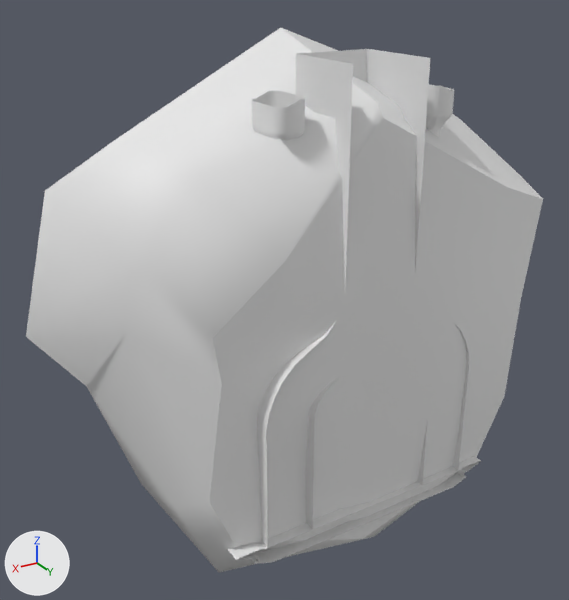
The FBX model 4300Game5/Assets/Models/end_structure.FBX as it was, and as the next commit left it.
Camera for both pictures: a camera (50 mm lens) standing at (7.14, 12.02, 1.02) and looking at (0.31, 0.64, -4.67). The axes (+X, +Y, +Z) are drawn at lower left. The lights are the same throughout. Materials are left out; every surface is plain grey. Where no turn or scale is listed for an object, it has been applied to the vertices. Vertices at the same position are counted once.

The first picture shows 'End_background'.
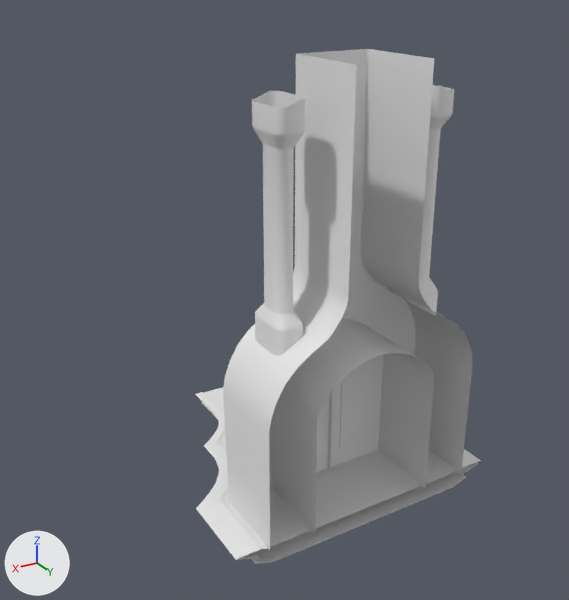
Boxes [x1, y1, x2, y2] around the edits, measured in the pictures (569 x 600 px; the box of a moved part takes in the faces that stretch with it):
'End_background', reshaped (45% narrower): before [26, 28, 543, 572]; after [195, 49, 481, 564]
part 1 of me_mesh, deleted: before [26, 28, 543, 572]
part 2 of me_mesh, moved or reshaped: before [257, 49, 469, 548]; after [223, 49, 473, 550]

The change, as a list of edits to the scene's bpy script:
```text
Change me_mesh:
    used by ob_end_background; location = (0.0, 0.0, 0.0)
    remove me_mesh.from_pydata(...)  # 2770 vertices, 2558 faces; spans x -3.9..4.8, y -2.02..3.27, z -9.64..0.0
    add me_mesh.from_pydata(...)  # 2731 vertices, 2526 faces; spans x -2.61..2.68, y -2.02..3.17, z -8.12..-0.24
    me_mesh part 1: the loose piece of 39 vertices spanning x -3.9..4.8, y 0.0..3.27, z -9.64..0.0 is deleted
    me_mesh part 2
    53 vertices in x -2.03..2.1, y 1.61..3.09, z -7.78..-0.24 move by (0.0, 0.08, 0.0)
```
